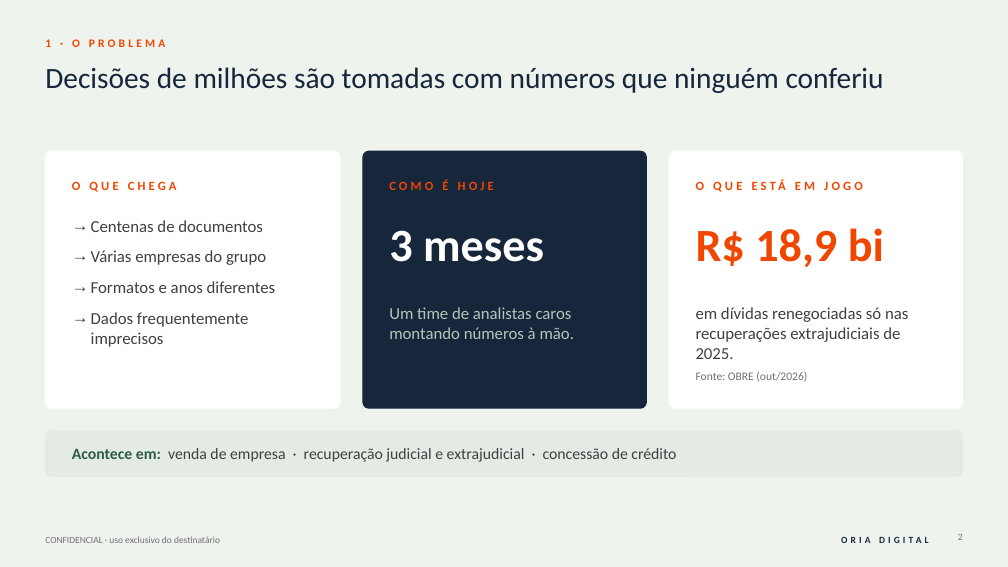
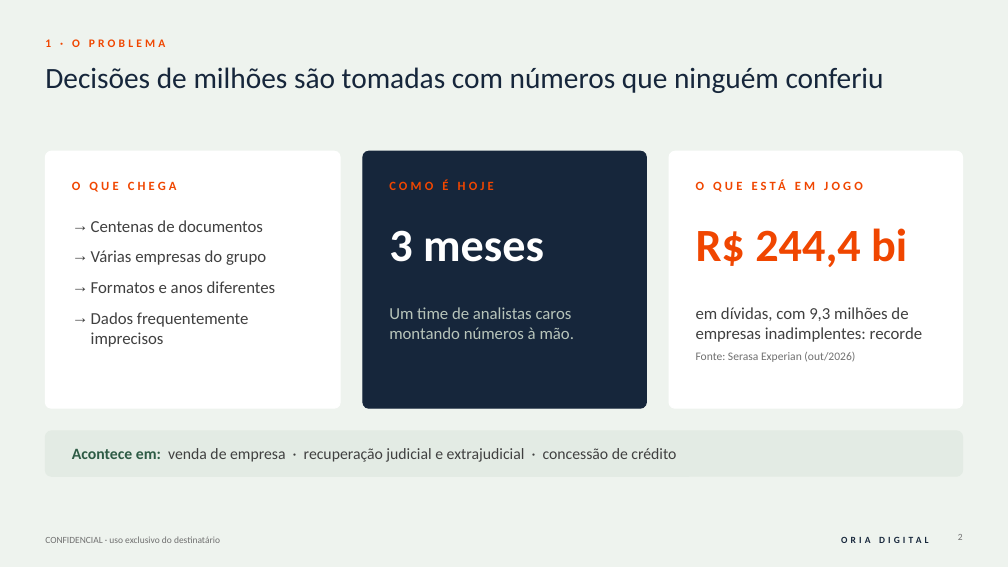
Before and after one commit to rodrigovaroto-wq/Oria-Digital, a slide deck: slide 2 of Apresentações/Business Plan Oria Digital/Business_Plan_Oria_Digital.pptx. Drawn at 1008x567 pixels with LibreOffice and Linux fonts; fonts in the diff are those of the drawing. Boxes give left, top, right and bottom in pixels: in the first picture for what was removed or moved away, otherwise in the second. Text is boxed around its words. In the diff, an @@ line names an element or a change of style, - is before the commit and + after.

```diff
--- a/Apresentações/Business Plan Oria Digital/Business_Plan_Oria_Digital.pptx
+++ b/Apresentações/Business Plan Oria Digital/Business_Plan_Oria_Digital.pptx
@@ text at box(696, 228, 907, 267): text changed @@
-R$ 18,9 bi
+R$ 244,4 bi
@@ text at box(696, 307, 922, 362): text changed @@
-em dívidas renegociadas só nas recuperações extrajudiciais de 2025.
-Fonte: OBRE (out/2026)
+em dívidas, com 9,3 milhões de empresas inadimplentes: recorde
+Fonte: Serasa Experian (out/2026)
```
Also in this commit, not shown: 2 other slides changed, 2 slides added, 1 slide removed, 4 other files.
